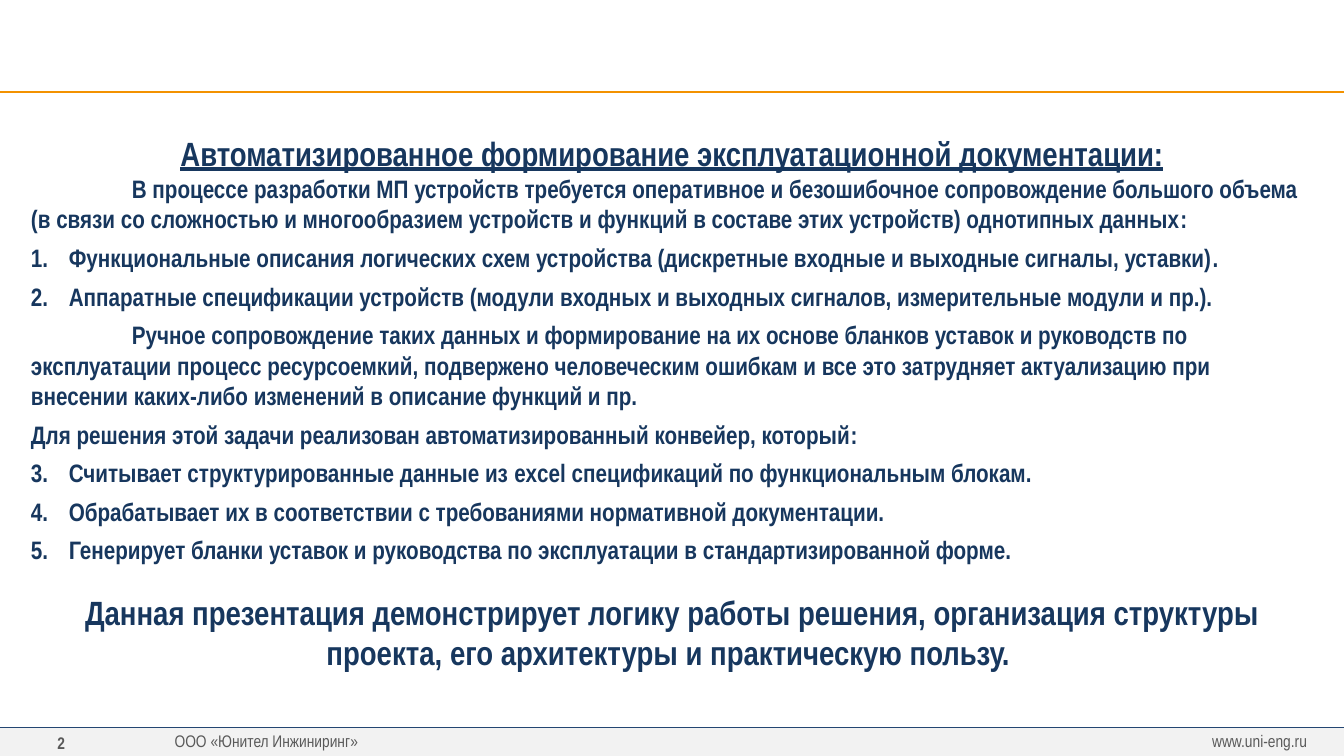
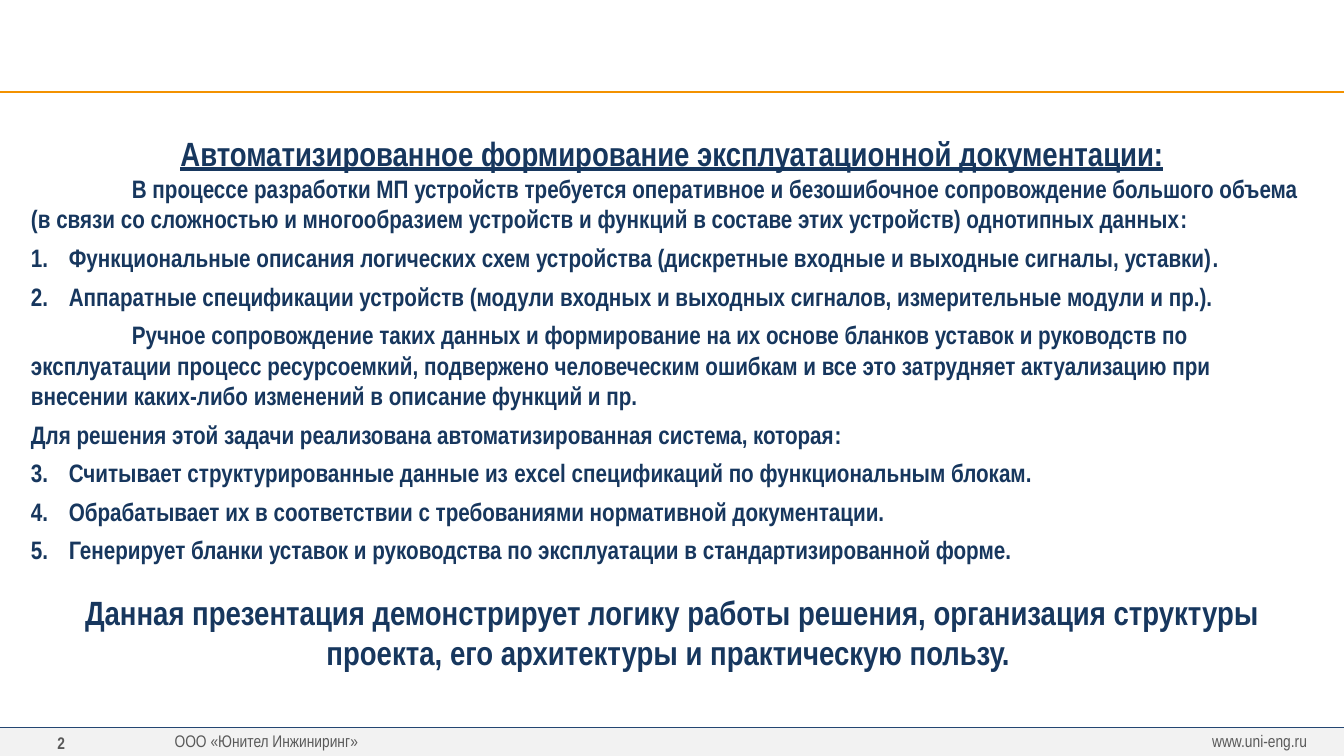
Before and after one commit to greglu1976/ProjectOmni, a slide deck: slide 2 of Презентация/Презентация.pptx. Drawn at 1344x756 pixels with LibreOffice and Linux fonts; fonts in the diff are those of the drawing; background and template pictures are left out. Boxes give left, top, right and bottom in pixels: in the first picture for what was removed or moved away, otherwise in the second. Text is boxed around its words. In the diff, an @@ line names an element or a change of style, - is before the commit and + after.

```diff
--- a/Презентация/Презентация.pptx
+++ b/Презентация/Презентация.pptx
@@ text at bbox=[31, 425, 841, 450]: text changed @@
-Для решения этой задачи реализован автоматизированный конвейер, который:
+Для решения этой задачи реализована автоматизированная система, которая:
```
Also in this commit, not shown: 6 other slides changed, 3 slides added, 1 slide removed, 23 other files.
